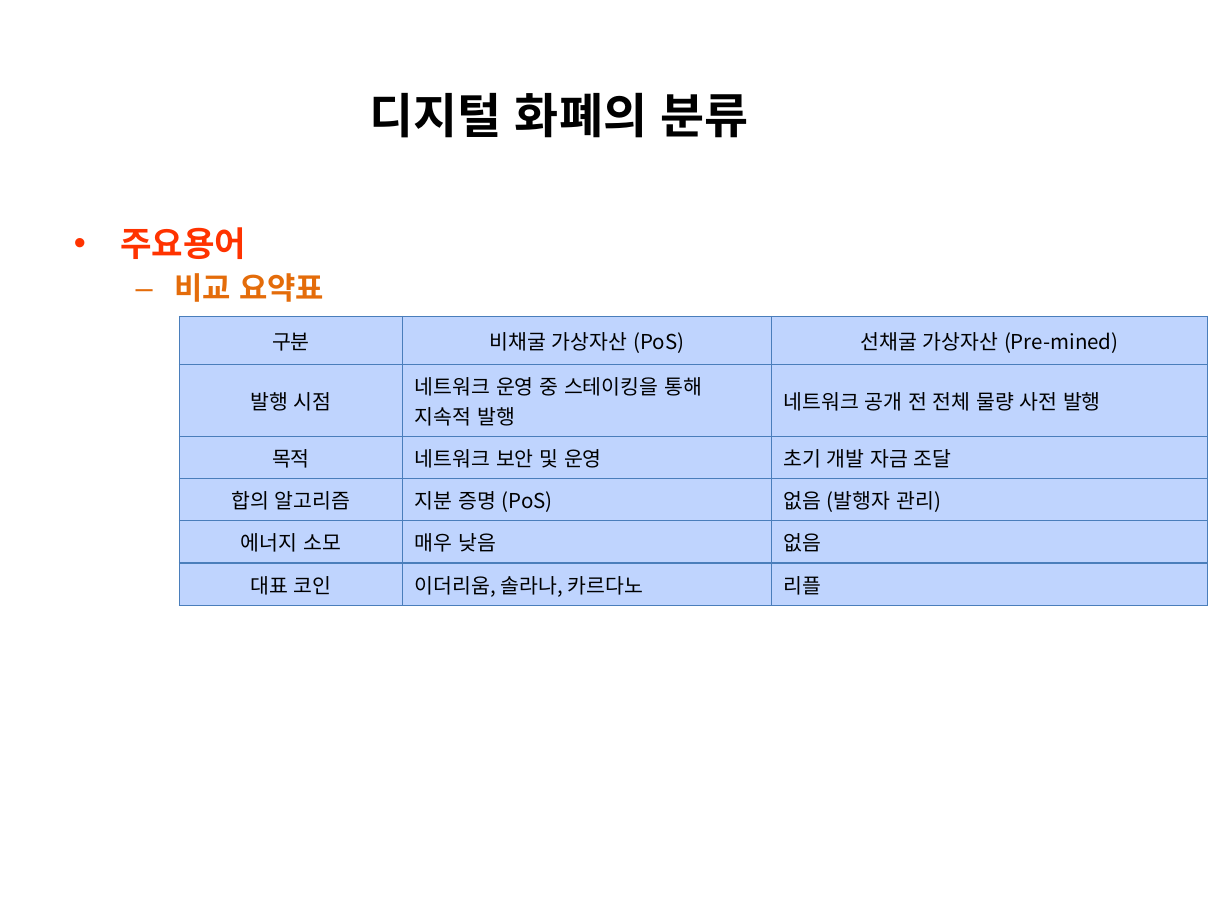
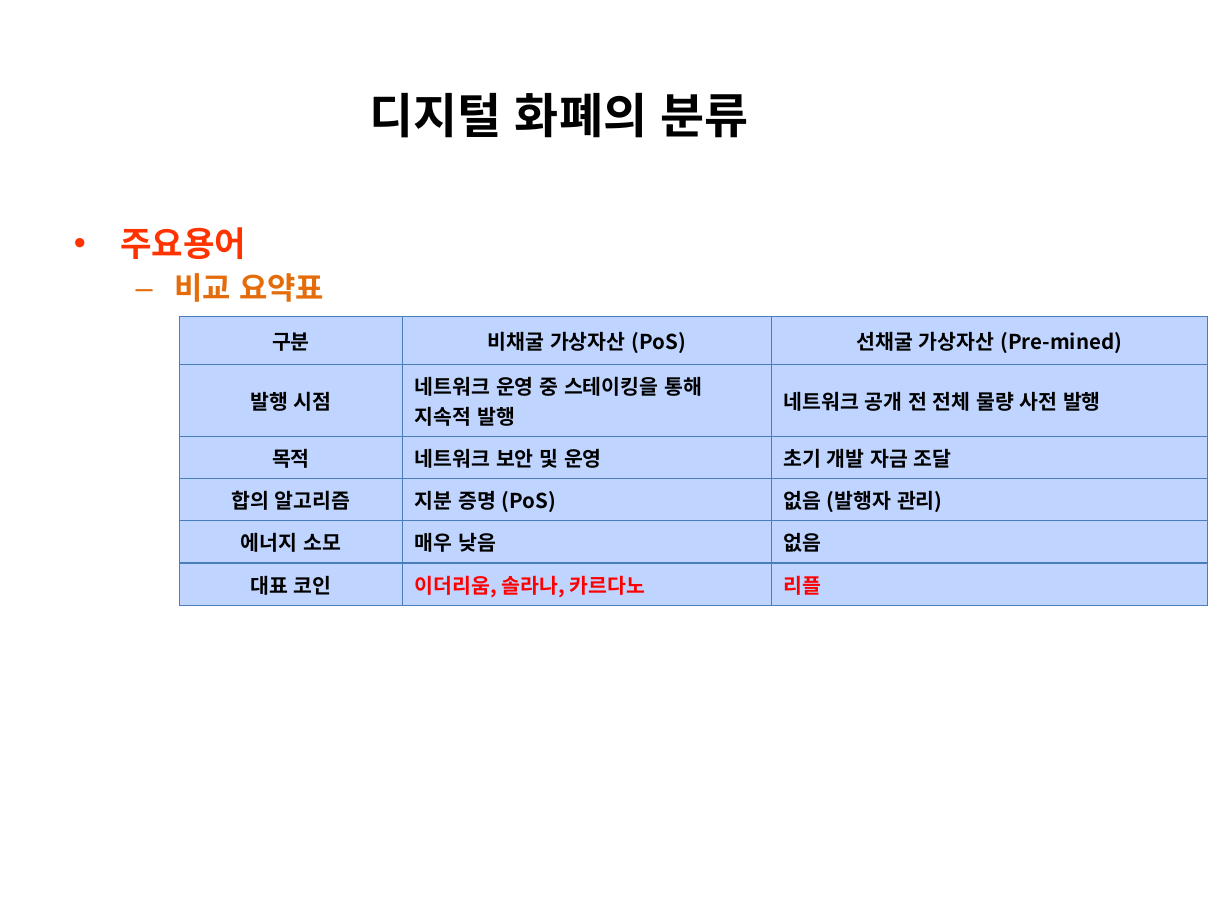
Before and after one commit to park-1927/course, a slide deck: slide 8 of 블록체인/2025-4-디지털 화폐의 분류.pptx. Drawn at 1232x924 pixels with LibreOffice and Linux fonts; fonts in the diff are those of the drawing. Boxes give left, top, right and bottom in pixels: in the first picture for what was removed or moved away, otherwise in the second. Text is boxed around its words. In the diff, an @@ line names an element or a change of style, - is before the commit and + after.

```diff
--- a/블록체인/2025-4-디지털 화폐의 분류.pptx
+++ b/블록체인/2025-4-디지털 화폐의 분류.pptx
@@ table at (180, 317, 1207, 601) @@
@@ bold on @@
@@ text colour #000000 to #FF0000 in "이더리움, 솔라나, 카르다노", "리플" @@
```
Also in this commit, not shown: 25 other slides changed, 2 slides added, 2 slides removed, 4 other files.
